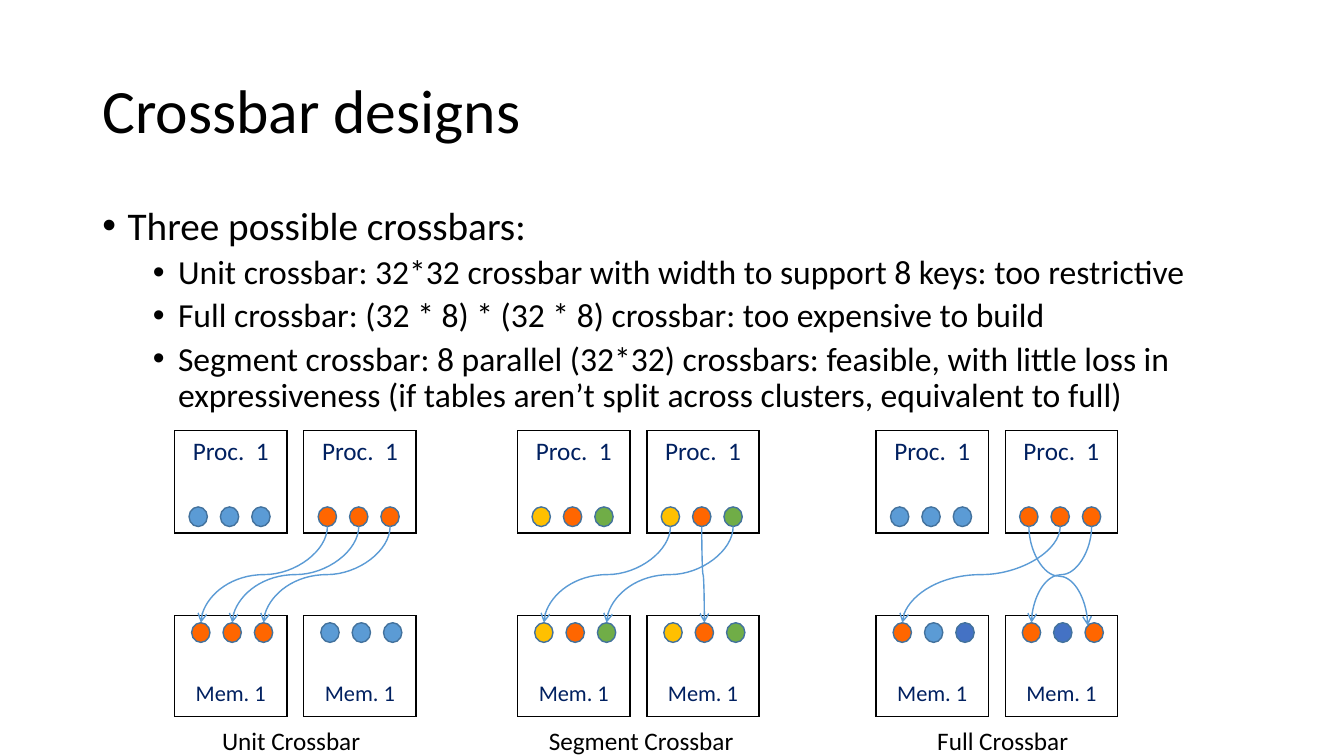
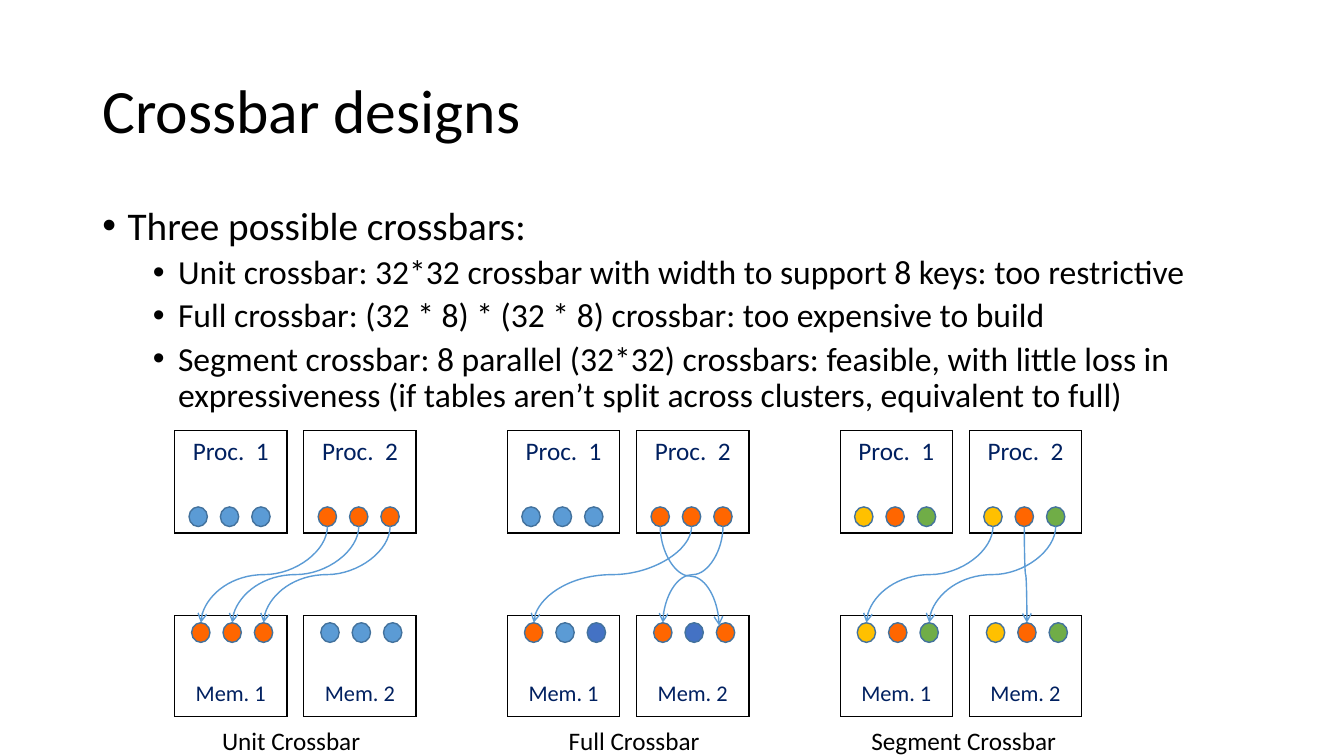
Before and after one commit to anirudhSK/drmt_talk, a slide deck: slide 35 of drmt.pptx (slide 34 before the commit). Drawn at 1344x756 pixels with LibreOffice and Linux fonts; fonts in the diff are those of the drawing. Boxes give left, top, right and bottom in pixels: in the first picture for what was removed or moved away, otherwise in the second. Text is boxed around its words. In the diff, an @@ line names an element or a change of style, - is before the commit and + after.

```diff
--- a/drmt.pptx
+++ b/drmt.pptx
@@ text in rectangle at box(322, 443, 398, 460): text changed @@
-Proc. 1
+Proc. 2
@@ rectangle removed at box(518, 431, 630, 533) @@
-Proc. 1
@@ rectangle "Proc. 2": place and size @@
-rectangle "Proc. 2" at box(647, 431, 759, 533)
+rectangle "Proc. 2" at box(637, 431, 749, 533)
@@ text in rectangle at box(655, 443, 731, 460): text changed @@
-Proc. 1
+Proc. 2
@@ rectangle "Proc. 1": place and size @@
-rectangle "Proc. 1" at box(1005, 431, 1117, 533)
+rectangle "Proc. 1" at box(841, 431, 953, 533)
@@ rectangle added at box(970, 431, 1082, 533), outline #000000 1 pt, 18 pt, text #002060 @@
+Proc. 2
@@ 12 ellipses, 3 curved arrows, 2 rectangles, 1 text: place and size @@
-12 ellipses, 3 curved arrows, 2 rectangles, 1 text at box(876, 431, 1103, 751)
+12 ellipses, 3 curved arrows, 2 rectangles, 1 text at box(507, 431, 735, 751)
@@ curved arrow moved from (733, 526) - (607, 623) to (993, 526) - (867, 623) @@
@@ curved arrow moved from (670, 526) - (544, 623) to (1056, 526) - (930, 623) @@
@@ curved arrow moved from (702, 526) - (705, 623) to (1024, 526) - (1027, 623) @@
@@ rectangle removed at box(518, 615, 630, 716) @@
-Mem. 1
@@ rectangle "Mem. 2": place and size @@
-rectangle "Mem. 2" at box(647, 615, 759, 716)
+rectangle "Mem. 2" at box(637, 615, 749, 716)
@@ rectangle "Mem. 1": place and size @@
-rectangle "Mem. 1" at box(1005, 615, 1117, 716)
+rectangle "Mem. 1" at box(841, 615, 953, 716)
@@ 6 ellipses: place and size @@
-6 ellipses at box(661, 507, 745, 642)
+6 ellipses at box(855, 507, 939, 642)
@@ rectangle added at box(970, 615, 1082, 716), outline #000000 1 pt, 16 pt, text #002060 @@
+Mem. 2
@@ ellipse: place and size @@
-ellipse at box(534, 623, 553, 642)
+ellipse at box(987, 623, 1005, 642)
@@ 5 ellipses: place and size @@
-5 ellipses at box(532, 507, 616, 642)
+5 ellipses at box(984, 507, 1068, 642)
@@ text in rectangle at box(325, 686, 395, 701): text changed @@
-Mem. 1
+Mem. 2
@@ text in rectangle at box(658, 686, 727, 701): text changed @@
-Mem. 1
+Mem. 2
@@ text "Segment Crossbar": place and size @@
-text "Segment Crossbar" at box(549, 732, 733, 755)
+text "Segment Crossbar" at box(871, 732, 1056, 755)
```
Also in this commit, not shown: 11 other slides changed, 3 slides added, 2 slides removed.
